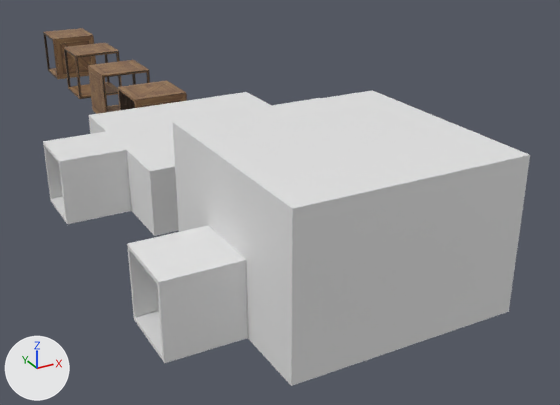
The Blender file source_assets/blend_files/map-tiles.blend as it was, and as the next commit left it.
Camera for both pictures: a camera (50 mm lens) standing at (-4.77, -16.71, 4.94) and looking at (1.49, -5.32, -0.75). The axes (+X, +Y, +Z) are drawn at lower left. The lights are the same throughout. The first picture is the older version.
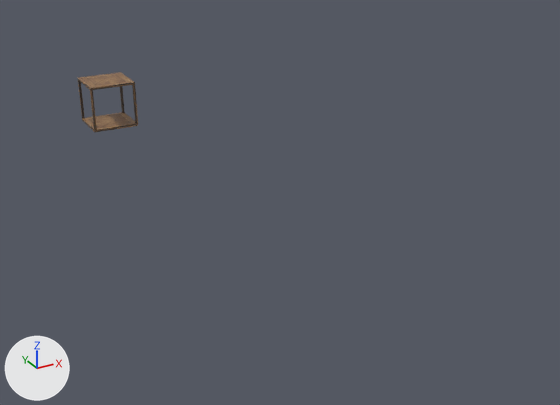
Changed parts and their boxes (x1, y1, x2, y2) in the pictures (560 x 405 px):
'Cube.025', hidden: before (127, 90, 530, 386)
'Cube.024', hidden: before (43, 92, 321, 236)
'Cube.023', moved: before (64, 43, 122, 99); after (78, 72, 138, 132)
'Cube.030', hidden (brown): before (43, 28, 96, 79)
'Cube.031', hidden (brown): before (88, 60, 150, 114)
'Cube.033', hidden (brown): before (118, 81, 187, 110)

The edits, one by one:
me_cube_047 is used by ob_cube_024; location (-1.0, -5.5, 0.5).
me_cube_047 had 80 vertices, 80 faces and spanned x -1.5..3.5, y -1.5..1.5, z -0.5..0.5.
me_cube_047 now has 80 vertices, 80 faces and spans x -2.5..2.5, y -1.5..1.5, z -0.5..0.5.
me_cube_047 part 1: the whole mesh is moved by (-1.0, 0.0, 0.0).
me_cube_048 is used by ob_cube_025; location (-1.0, -9.5, 0.5).
me_cube_048 had 104 vertices, 104 faces and spanned x -1.5..3.5, y -1.5..1.5, z -0.5..1.5.
me_cube_048 now has 104 vertices, 104 faces and spans x -2.5..2.5, y -1.5..1.5, z -0.92..1.08.
me_cube_048 part 2: the whole mesh is moved by (-1.0, 0.0, -0.42).
Object 'Cube.030' (ob_cube_030) moves from (0.0, 3.0, 0.5) to (0.0, 0.0, 0.0).
Object 'Cube.030' (ob_cube_030) is now hidden.
Object 'Cube.031' (ob_cube_031) moves from (0.0, -1.0, 0.5) to (0.0, 0.0, 0.0).
Object 'Cube.031' (ob_cube_031) is now hidden.
Object 'Cube.033' (ob_cube_033) moves from (0.0, -3.0, 0.5) to (0.0, 0.0, 0.0).
Object 'Cube.033' (ob_cube_033) is now hidden.
Object 'Cube.023' (ob_cube_023) moves from (0.0, 1.0, 0.5) to (0.0, 0.0, 0.0).
Object 'Cube.024' (ob_cube_024) moves from (-1.0, -5.5, 0.5) to (0.0, 0.0, 0.0).
Object 'Cube.024' (ob_cube_024) is now hidden.
Object 'Cube.025' (ob_cube_025) moves from (-1.0, -9.5, 0.5) to (0.0, 0.0, 0.0).
Object 'Cube.025' (ob_cube_025) is now hidden.
